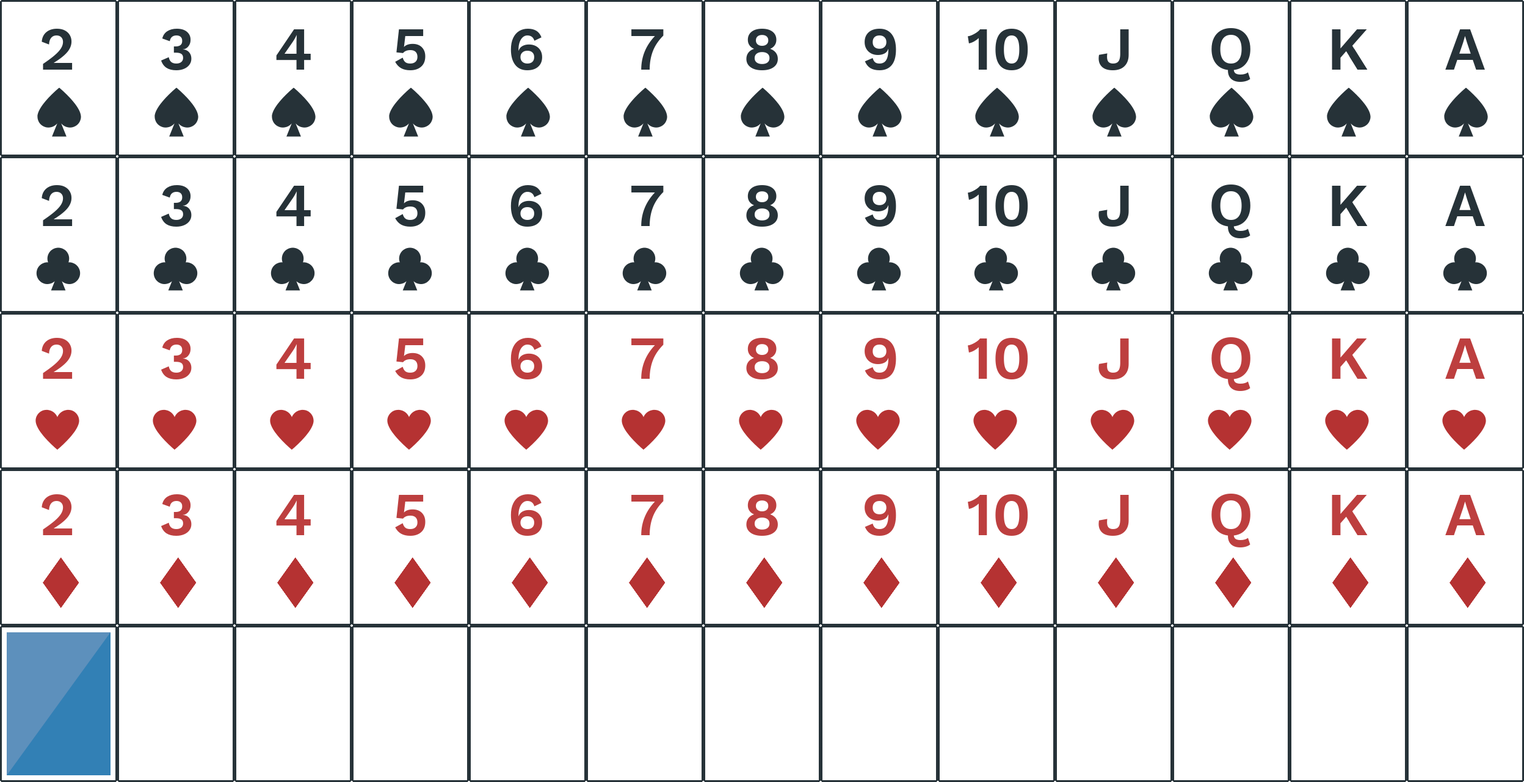
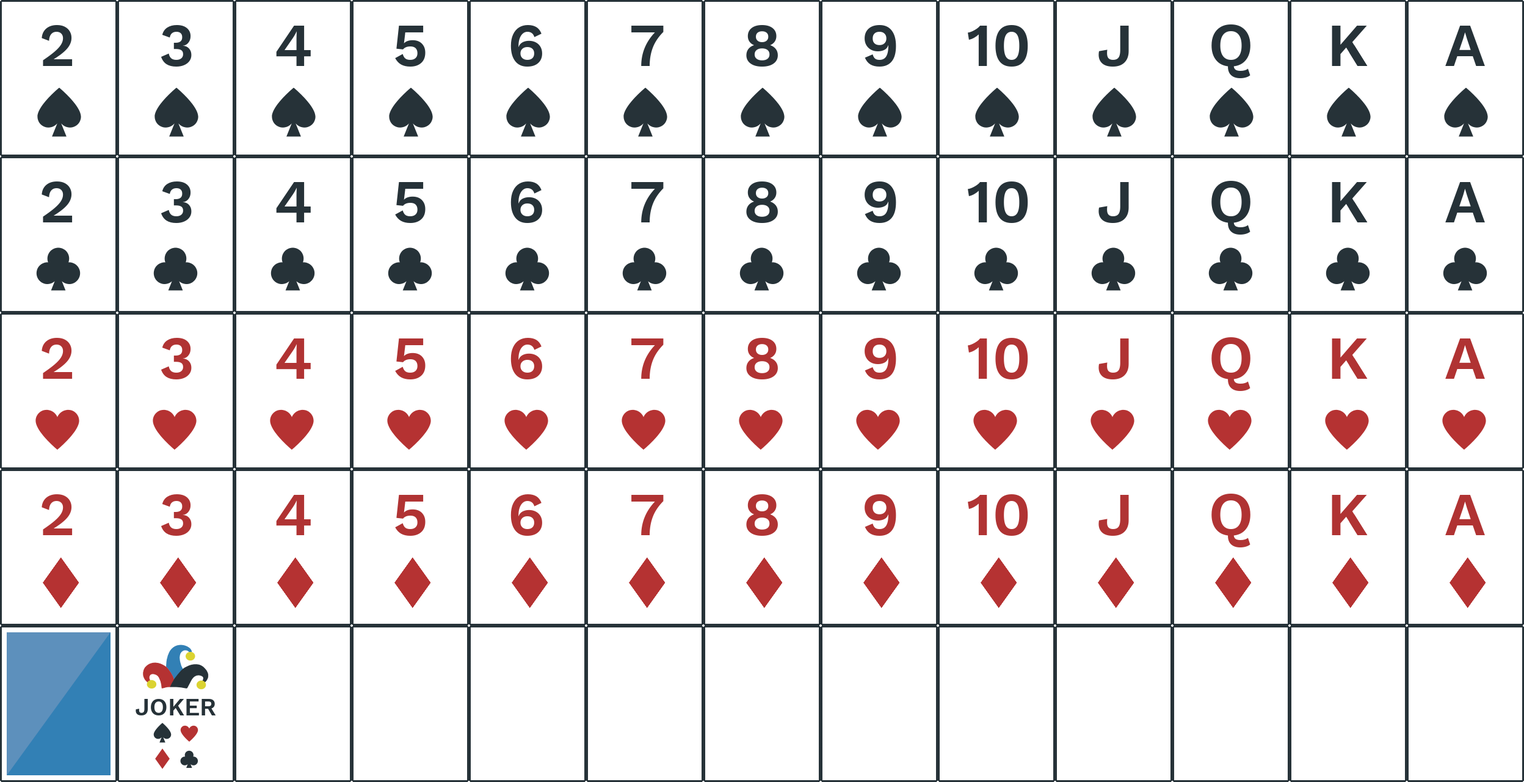
Two versions of the same layered image (1524×782). Layer-by-layer changes:
added layer "jokercard" above "Jester hat" over (153, 722, 199, 769)
added layer "Jester hat" above "JOKER" over (142, 644, 209, 690)
added layer "JOKER" above "J ..." over (135, 698, 217, 716)
painted on "Numbers" over (41, 24, 1486, 548)
painted on "Background" over (41, 24, 1486, 769)
